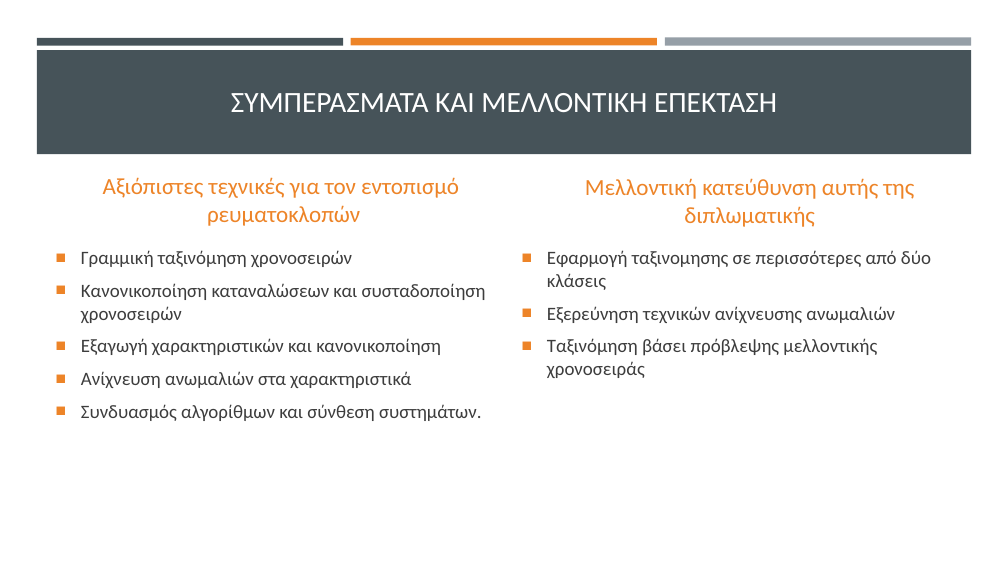
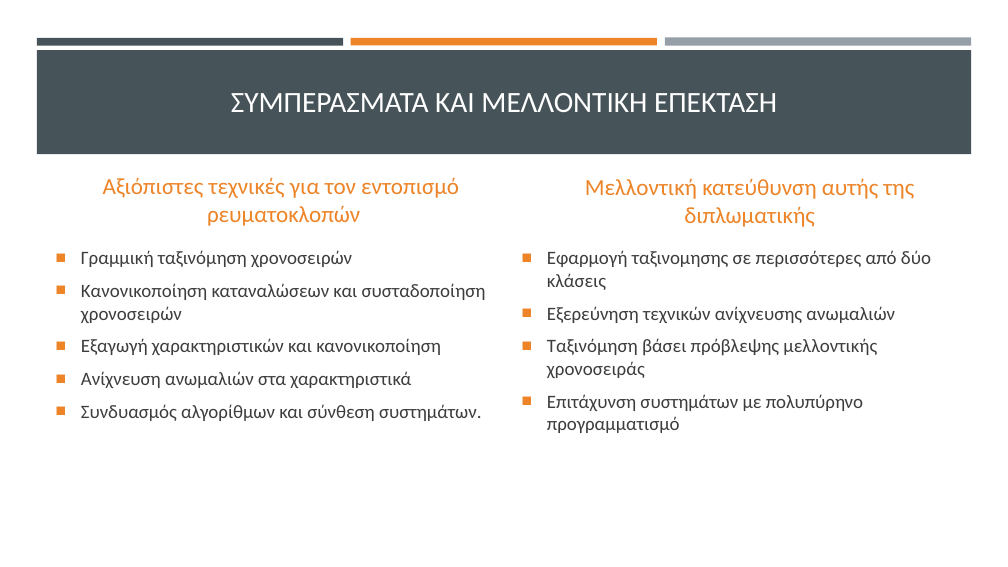
Before and after one commit to thanmitsel/Theft-detection, a slide deck: slide 18 of LateX/Presentation/Copy-Ανιχνευση μη τεχνικων απωλειων με συστηματα μηχανικης μαθησης.pptx. Drawn at 1008x567 pixels with LibreOffice and Linux fonts; fonts in the diff are those of the drawing. Boxes give left, top, right and bottom in pixels: in the first picture for what was removed or moved away, otherwise in the second. Text is boxed around its words. In the diff, an @@ line names an element or a change of style, - is before the commit and + after.

```diff
--- a/LateX/Presentation/Copy-Ανιχνευση μη τεχνικων απωλειων με συστηματα μηχανικης μαθησης.pptx
+++ b/LateX/Presentation/Copy-Ανιχνευση μη τεχνικων απωλειων με συστηματα μηχανικης μαθησης.pptx
@@ text at (x1=547, y1=394, x2=863, y2=433): paragraph added @@
+■ Επιτάχυνση συστημάτων με πολυπύρηνο προγραμματισμό
```
Also in this commit, not shown: 1 other slide changed, 3 other files.
